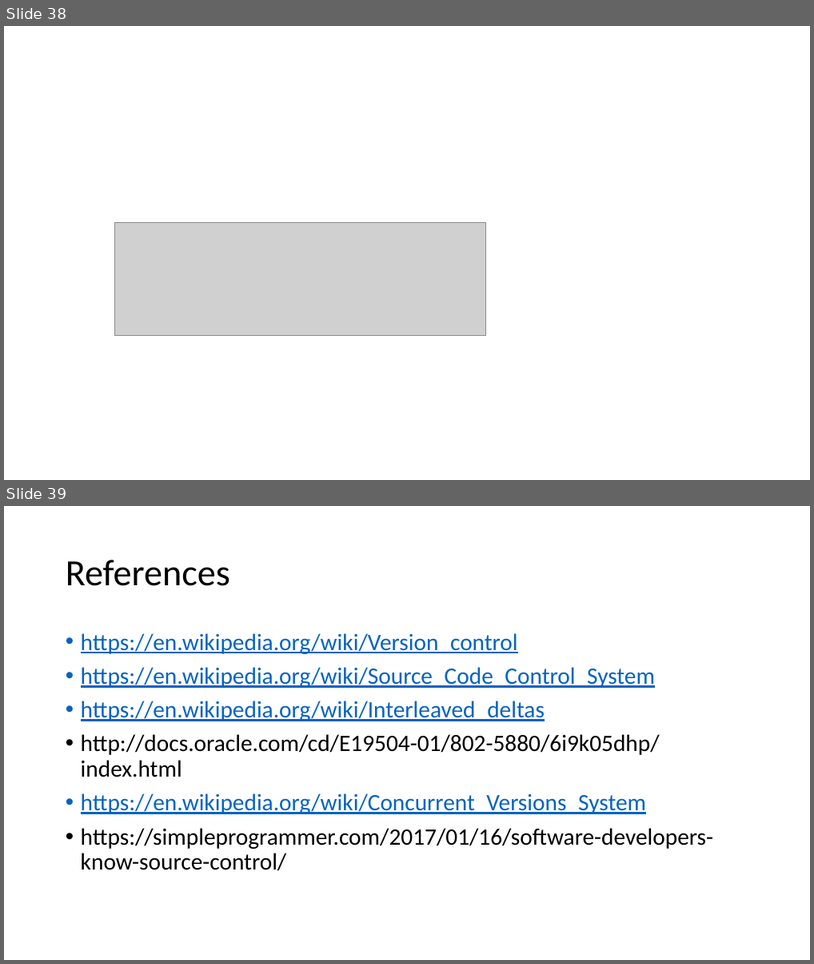
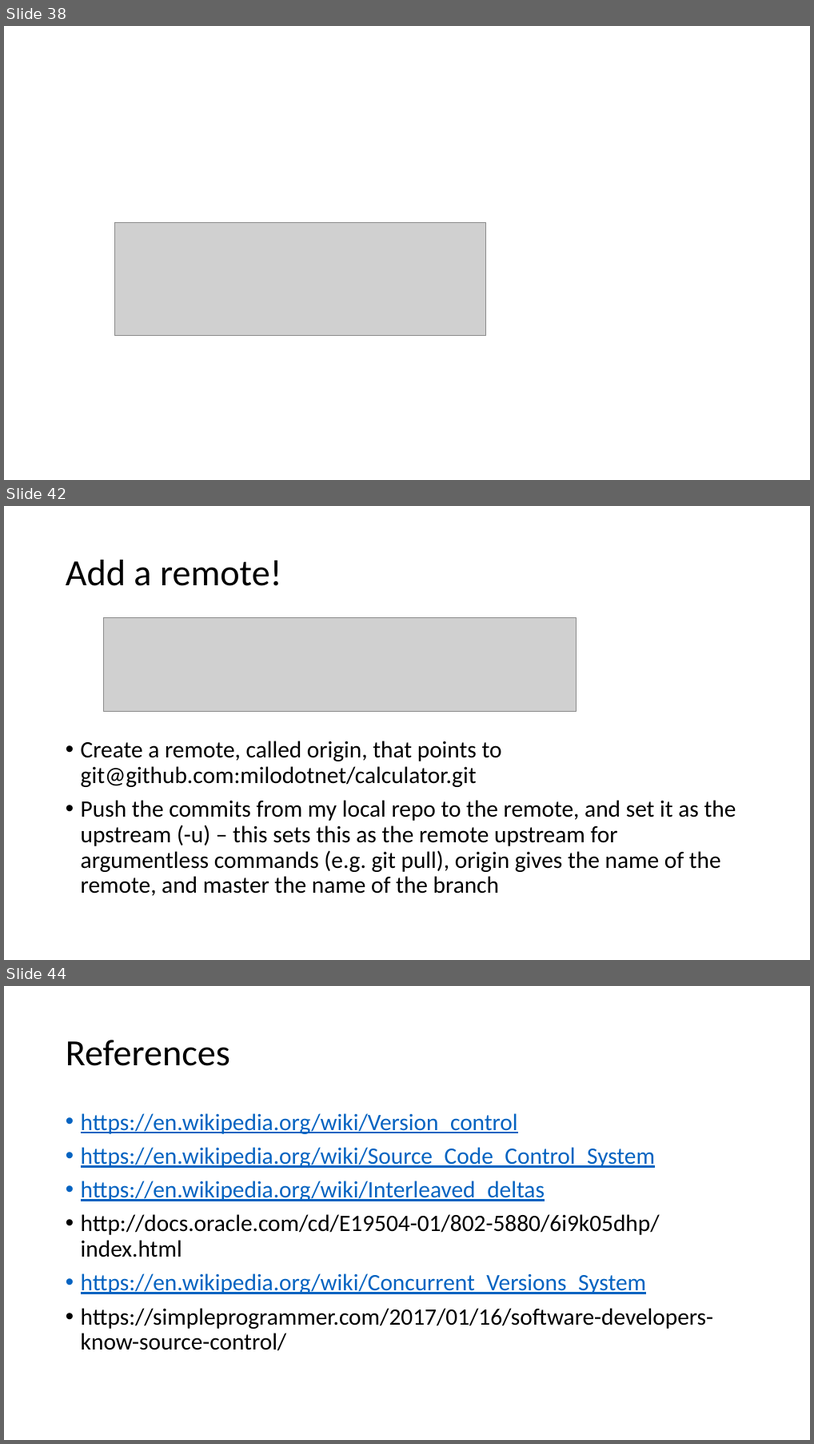
Before and after one commit to milodotnet/bootcamp, a slide deck: SourceControlPresentation.pptx. Shown one above the other, each under a label of ours: slides 38 and 39 before the commit, slides 38, 42 and 44 after it; the slides between them are not shown. The pictures are 814x964 and 814x1444 pixels, drawn with LibreOffice and Linux fonts; fonts in the diff are those of the drawing; grey boxes stand for pictures. Boxes give left, top, right and bottom in pixels: in the first picture for what was removed or moved away, otherwise in the second. Text is boxed around its words. In the diff, an @@ line names an element or a change of style, - is before the commit and + after.

```diff
--- a/SourceControlPresentation.pptx
+++ b/SourceControlPresentation.pptx
@@ slide 42 added at bbox=[4, 506, 810, 960], background #FFFFFF @@
@@ title added at bbox=[66, 560, 282, 586], 44 pt, text #000000 @@
+Add a remote!
@@ picture added at bbox=[104, 618, 576, 711] @@
@@ text added at bbox=[81, 740, 737, 896], 28 pt, text #000000 @@
+• Create a remote, called origin, that points to git@github.com:milodotnet/calculator.git
+• Push the commits from my local repo to the remote, and set it as the upstream (-u) – this sets this as the remote upstream for argumentless commands (e.g. git pull), origin gives the name of the remote, and master the name of the branch
@@ what was slide 39 is now slide 44 @@
```
Also in this commit, not shown: 3 slides changed, 4 other slides added.
